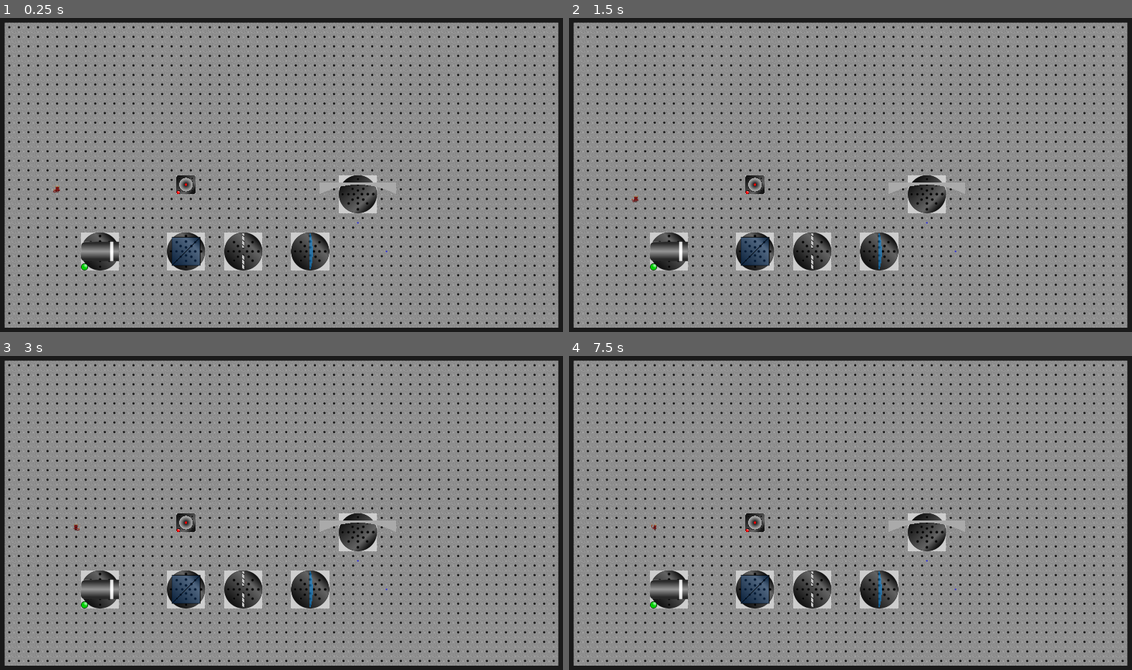
Above: before the commit, frames 1-4 (two rows, left to right).
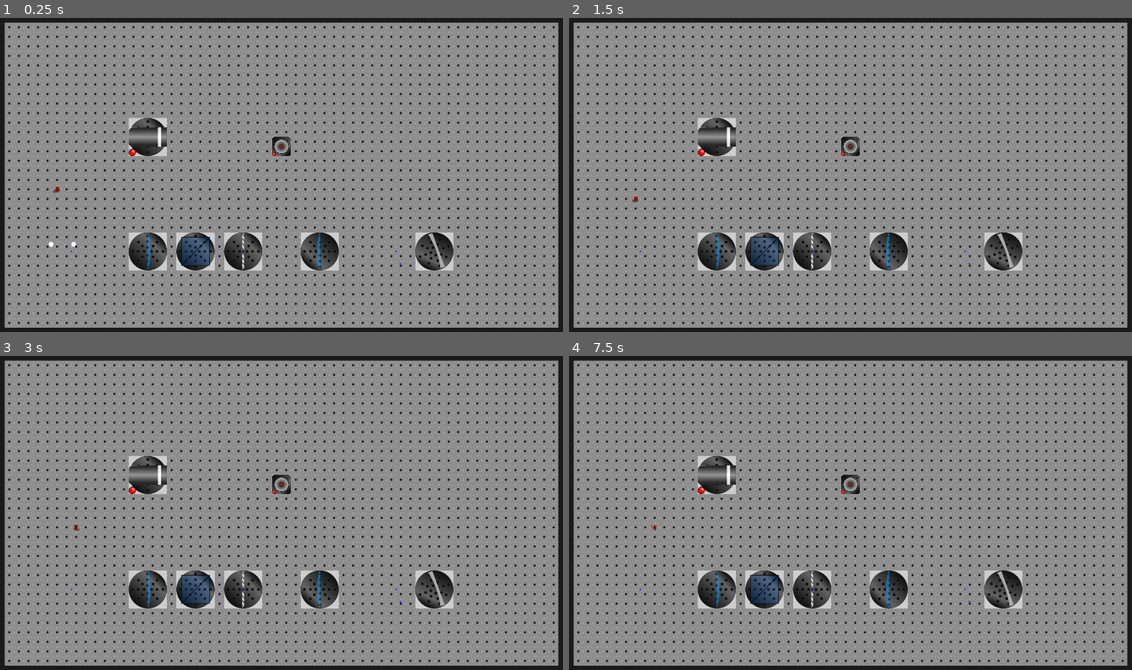
Above: after the commit, the same moments.

Repository: mbapplegate/maxwellDemon
Game: Godot game, scene res://worlds/test_world.tscn
Two runs of this game, one before a commit and one after it. Both use one fixed random seed, a clock stepped at 60 frames per second and the inputs below. The project has no main scene, so this scene is started directly.
Inputs:
- Up to frame 1 (0.25 s): no input
- Up to frame 2 (1.5 s): hold Right (right) 0.53-1.28 s; hold Shift (pull) 0.53-1.28 s; tap Enter at 1.25 s; hold Down (down) from 1.28 s (still down); tap Q (rotateCCW) at 1.35 s
- Up to frame 3 (3 s): tap Space (toggleEnergize) at 2, 2.85 s; release Down (down) at 2.03 s; hold Right (right) 2.03-2.78 s; hold E (rotateCW) 2.03-2.78 s; tap Enter at 2.75 s; hold Up (up) from 2.78 s (still down)
- Up to frame 4 (7.5 s): tap Space (toggleEnergize) at 3.5, 5, 5.85 s; release Up (up) at 3.53 s; hold Shift (pull) 3.53-4.28 s; hold Left (left) 3.53-5.03 s; tap Enter at 4.25 s; tap Q (rotateCCW) at 4.35, 7.35 s; hold Down (down) 5.03-5.78 s; hold E (rotateCW) 5.03-5.78 s; hold Right (right) 5.78-6.53 s; hold Up (up) 6.53-7.28 s; hold Shift (pull) 6.53-7.28 s; hold Right (right) from 7.28 s (still down)

The runs differ from the first frame. In frame 1, 5.7% of the frame differs, in the area x 8-81%, y 31-81%; in frame 2, 5.7%; in frame 3, 5.7%; in frame 4, 5.7%.

Commit message:
Diagnosing light packet problems

Diff:
--- a/scenes/Iris/Iris.gd
+++ b/scenes/Iris/Iris.gd
@@ -1,8 +1,9 @@
 extends pushableObject
 
-@export var total_height = 256
+@export var total_height = 120
 @export var aperture_width = 24
 @export var thickness = 8
+const collThickness = 2
 
 @onready var topShape = $Stage/TopPart/TopPartShape
 @onready var topTex = $Stage/TopPart/TopPartSprite
@@ -15,15 +16,15 @@
 	var shapeOffset = (shapeHt + aperture_width) / 2.0
 
 	topShape.position = Vector2(0,shapeOffset)
-	topShape.shape.size = Vector2(thickness,shapeHt)
+	topShape.shape.size = Vector2(collThickness,shapeHt)
 
 	botShape.position = Vector2(0,-shapeOffset)
-	botShape.shape.size = Vector2(thickness,shapeHt)
+	botShape.shape.size = Vector2(collThickness,shapeHt)
 	topTex.position = topShape.position
-	topTex.region_rect = Rect2(topShape.position,topShape.shape.size)
+	topTex.region_rect = Rect2(topShape.position.x, topShape.position.y,thickness, shapeHt)
 
 	botTex.position = botShape.position
-	botTex.region_rect = Rect2(botShape.position,botShape.shape.size)
+	botTex.region_rect = Rect2(botShape.position.x,botShape.position.y,thickness, shapeHt)
 
 func _ray_hit(photonObj:Object, _collPoint:Vector2, _collNormal:Vector2, _collider:Object):
 	photonObj.rayDying = true
--- a/scenes/Iris/iris.tscn
+++ b/scenes/Iris/iris.tscn
@@ -13,7 +13,7 @@
 [node name="Iris" instance=ExtResource("1_tnojq")]
 position = Vector2(114, 86)
 script = ExtResource("2_rb1hw")
-total_height = 256
+total_height = 120
 aperture_width = 24
 thickness = 8
 
--- a/scenes/LightPacket/light_packet.gd
+++ b/scenes/LightPacket/light_packet.gd
@@ -2,10 +2,10 @@
 
 @onready var line = $Line2D
 @onready var ray = $RayCast2D
-#@onready var circ = $DEBUG
-#@onready var circ2 = $DEBUG2
+@onready var circ = $DEBUG
+@onready var circ2 = $DEBUG2
 
-const SPEED = 450
+const SPEED = 125
 const LEN = 75
 const RAY_ENERGY_CUTOFF = .1
 
@@ -21,6 +21,7 @@
 var winSize
 var lastCollider = null
 var numPoints = 0
+var lineLength = 0.0
 
 signal hitSomething(rayObject, collisionPoint, collisionNormal, collider)
 #
@@ -48,8 +49,8 @@
 	line.add_point(-propDir.normalized() * LEN);
 	line.add_point(Vector2.ZERO)
 	line.position = Vector2.ZERO
-#	circ.position = Vector2.ZERO
-#	circ2.position = Vector2.ZERO
+	circ.position = Vector2.ZERO
+	circ2.position = Vector2.ZERO
 	numPoints = 2
 	winSize = DisplayServer.window_get_size()
 
@@ -128,11 +129,12 @@
 func _update_line_position(delta:float, nextPtFront:Vector2, nextPtBack:Vector2):
 	line.set_point_position(numPoints-1,nextPtFront)
 	line.set_point_position(0,nextPtBack)
-#	circ.position = nextPtFront
-#	circ2.position = nextPtBack
-	if line.get_point_position(0).distance_squared_to(line.get_point_position(1)) <= 5.0:
-			line.remove_point(0)
-			numPoints -= 1
+	circ.position = nextPtFront
+	circ2.position = nextPtBack
+	if numPoints > 2:
+		if line.get_point_position(0).distance_squared_to(line.get_point_position(1)) <= 9.0:
+				line.remove_point(0)
+				numPoints -= 1
 
 	if (proportionVisibleFront < 1.0):
 		proportionVisibleFront += (SPEED*delta) / LEN
@@ -146,6 +148,15 @@
 				proportionVisibleBack = 0.0
 			line.material.set_shader_parameter("propVisibleEnd",proportionVisibleBack)
 
+	#if numPoints > 2:
+		#lineLength = 0.0
+		#for i in numPoints-1:
+			#lineLength += line.get_point_position(i+1).distance_squared_to(line.get_point_position(i))
+		#if lineLength > (1.1*LEN)*(1.1*LEN):
+			#print("Point removed")
+			#line.remove_point(0)
+			#numPoints -= 1
+
 func update_energy(newEnergy:float):
 	if newEnergy > 1.0:
 		energy = 1.0
--- a/scenes/LightPacket/light_packet.tscn
+++ b/scenes/LightPacket/light_packet.tscn
@@ -1,7 +1,8 @@
-[gd_scene load_steps=4 format=3 uid="uid://oytm38hkc20e"]
+[gd_scene load_steps=5 format=3 uid="uid://oytm38hkc20e"]
 
 [ext_resource type="Script" path="res://scenes/LightPacket/light_packet.gd" id="1_k235j"]
 [ext_resource type="Shader" path="res://scenes/LightPacket/light_packet.gdshader" id="2_75dcu"]
+[ext_resource type="Texture2D" uid="uid://0dgf3cefecwr" path="res://scenes/PointSource/sourceCircle.png" id="3_6f4af"]
 
 [sub_resource type="ShaderMaterial" id="ShaderMaterial_7y631"]
 resource_local_to_scene = true
@@ -26,3 +27,9 @@
 [node name="RayCast2D" type="RayCast2D" parent="."]
 target_position = Vector2(469, -2)
 collide_with_areas = true
+
+[node name="DEBUG" type="Sprite2D" parent="."]
+texture = ExtResource("3_6f4af")
+
+[node name="DEBUG2" type="Sprite2D" parent="."]
+texture = ExtResource("3_6f4af")
--- a/worlds/test_world.tscn
+++ b/worlds/test_world.tscn
@@ -10,6 +10,7 @@
 [ext_resource type="PackedScene" uid="uid://b6navnb20xork" path="res://scenes/Lens_PlanoConvex/lens_plano_convex.tscn" id="8_t0pox"]
 [ext_resource type="PackedScene" uid="uid://catkndynfd4s5" path="res://scenes/ParabolicMirror/parabolic_mirror.tscn" id="9_fpswf"]
 [ext_resource type="PackedScene" uid="uid://b18q2fk6kxyef" path="res://scenes/Iris/iris.tscn" id="9_l7d0q"]
+[ext_resource type="PackedScene" uid="uid://oytm38hkc20e" path="res://scenes/LightPacket/light_packet.tscn" id="9_tlkae"]
 
 [sub_resource type="TileSetAtlasSource" id="TileSetAtlasSource_3e3qs"]
 resource_name = "Table"
@@ -48,30 +49,42 @@
 scale = Vector2(1, 1)
 
 [node name="PointSource" parent="." instance=ExtResource("8_1t5aj")]
-position = Vector2(640, 576)
+position = Vector2(968, 448)
 angleRange = Vector2(-0.25, 0.25)
 rayColor = Vector3(1, 0, 0)
 isRotatable = false
 isEnergized = false
 
 [node name="LensPlanoConvex" parent="." instance=ExtResource("8_t0pox")]
-position = Vector2(1040, 808)
+position = Vector2(520, 808)
 LENS_HEIGHT = 120
+isEnergizeable = false
 
 [node name="BeamSplitter" parent="." instance=ExtResource("8_78hy1")]
-position = Vector2(624, 808)
+position = Vector2(680, 808)
+reflectivity = 0.0
 
 [node name="LaserSource" parent="." instance=ExtResource("8_a3hu6")]
-position = Vector2(360, 808)
-numRaysPerTimeout = 2
-isEnergized = true
+position = Vector2(512, 416)
+numRaysPerTimeout = 3
+rayColor = Vector3(1, 0, 0.5)
 
 [node name="parabolicMirror" parent="." instance=ExtResource("9_fpswf")]
-position = Vector2(1224, 616)
-mirrorHeight = 256.0
-initialAngle = 90.0
+position = Vector2(1472, 808)
+initialAngle = 160.0
+isEnergizeable = false
 
 [node name="Iris" parent="." instance=ExtResource("9_l7d0q")]
 position = Vector2(832, 808)
-total_height = 120
+aperture_width = 12
+
+[node name="LensPlanoConvex2" parent="." instance=ExtResource("8_t0pox")]
+position = Vector2(1088, 808)
+LENS_HEIGHT = 120
+initialAngle = 180.0
 isEnergizeable = false
+
+[node name="LightPacket" parent="." instance=ExtResource("9_tlkae")]
+position = Vector2(232, 776)
+propDir = Vector2(1, 0)
+rayColor = Vector3(1, 0, 1)
Not shown, added: scenes/Iris/irisTexture.svg.import
Not shown: 1 places in worlds/test_world.tscn that only renumber resources
